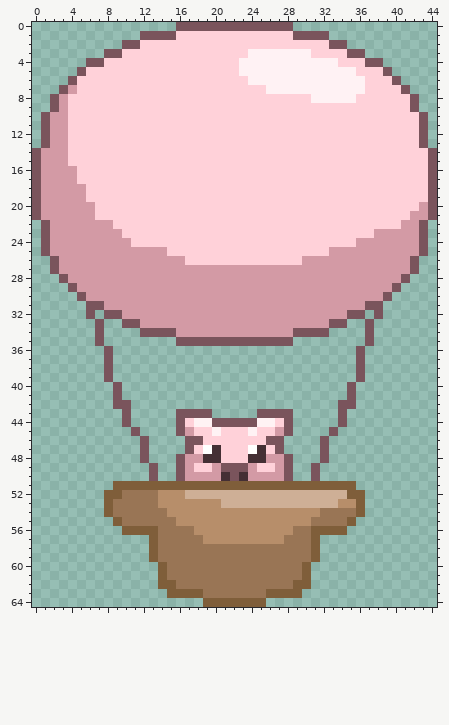
Two versions of one sprite sheet, public/images/balloon.png. Above, as it was before the edit.
The file is 45x65 pixels.
Now the later version:
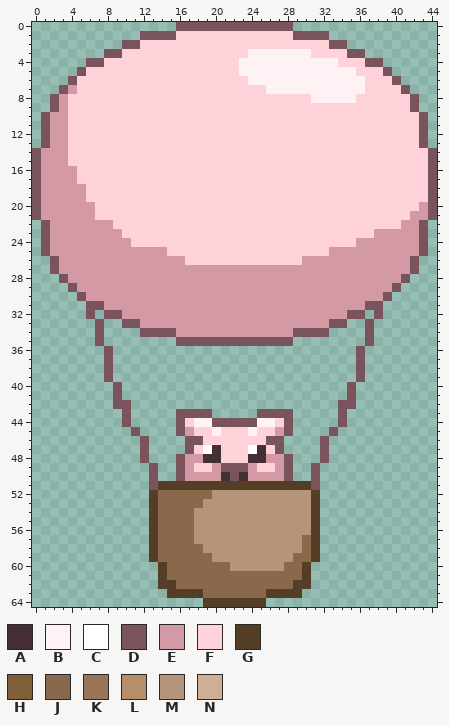
Palette (. is transparent): A #442f34  B #fff2f4  C #ffffff  D #7a545c  E #d39aa5  F #ffd1d9  G #543e26  H #7f5e3a  J #89684b  K #997555  L #b78e6a  M #b59579  N #ceaf96
Change:
{"y":51,"x":9,"old":"HHHHHHHHHHHHHHHHHHHHHHHHHHH","new":"....DGGGGGGGGGGGGGGGGGD...."}
{"y":52,"x":8,"old":"HHKKKKLLLNNNNNNNNNNNNNNNNNNHH","new":".....GJJJJJJMMMMMMMMMMMG....."}
{"y":53,"x":8,"old":"HKKKKKLLLLLLLNNNNNNNNNNNNNLLH","new":".....GJJJJJMMMMMMMMMMMMG....."}
{"y":54,"x":8,"old":"HKKKKKKLLLLLLLLLLLLLLLLLKKKKH","new":".....GJJJJMMMMMMMMMMMMMG....."}
{"y":55,"x":9,"old":"HKKKKKKLLLLLLLLLLLLLLLKKKKH","new":"....GJJJJMMMMMMMMMMMMMG...."}
{"y":56,"x":10,"old":"HHHHKKKKLLLLLLLLLLLKKHHHH","new":"...GJJJJMMMMMMMMMMMMMG..."}
{"y":57,"x":13,"old":"HKKKKKLLLLLLLLLKKKH","new":"GJJJJMMMMMMMMMMMMJG"}
{"y":58,"x":13,"old":"HKKKKKKKKKKKKKKKKKH","new":"GJJJJJMMMMMMMMMMMJG"}
{"y":59,"x":13,"old":"HKKKKKKKKKKKKKKKKKH","new":"GJJJJJJMMMMMMMMMJJG"}
{"y":60,"x":14,"old":"HKKKKKKKKKKKKKKKH","new":"GJJJJJJJMMMMMMJJG"}
{"y":61,"x":14,"old":"HKKKKKKKKKKKKKKKH","new":"GJJJJJJJJJJJJJJJG"}
{"y":62,"x":14,"old":"HHKKKKKKKKKKKKKHH","new":"GGJJJJJJJJJJJJJGG"}
{"y":63,"x":15,"old":"HHHHKKKKKKKHHHH","new":"GGGGJJJJJJJGGGG"}
{"y":64,"x":19,"old":"HHHHHHH","new":"GGGGGGG"}
{"label":"changed","picture_box":[104,481,365,607]}
